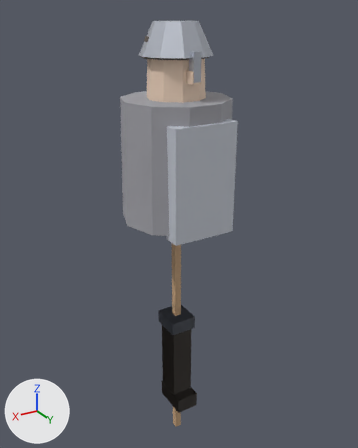
The glTF model art/blender/npc_halden.glb as it was, and as the next commit left it.
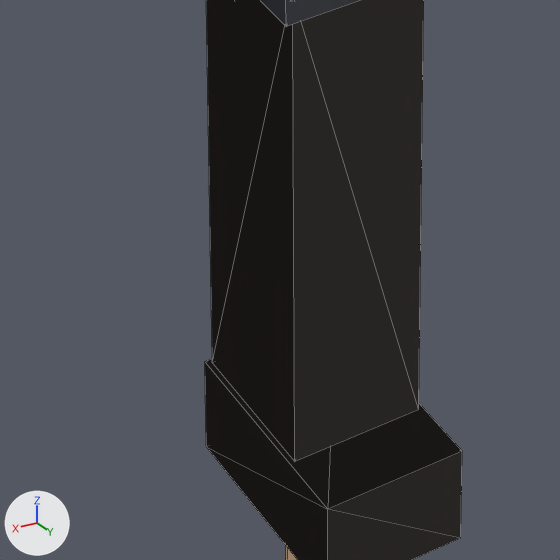
The first picture shows the older version from a 50 mm camera at (1.35, 2.28, 1.81) aimed at (-0.05, -0.06, 0.64). The close-ups show the older and then the newer version on the part from 37% to 59% of the width and 74% to 91% of the height of that picture. Only the edits that show in the close-ups are written down. The lights are fixed; the arrows at lower left show +X, +Y and +Z. The close-ups show mesh edges as thin lines.

Names of what the first close-up shows: 'BootR', 'LimbLegR', 'PauldronR' and 1 more.
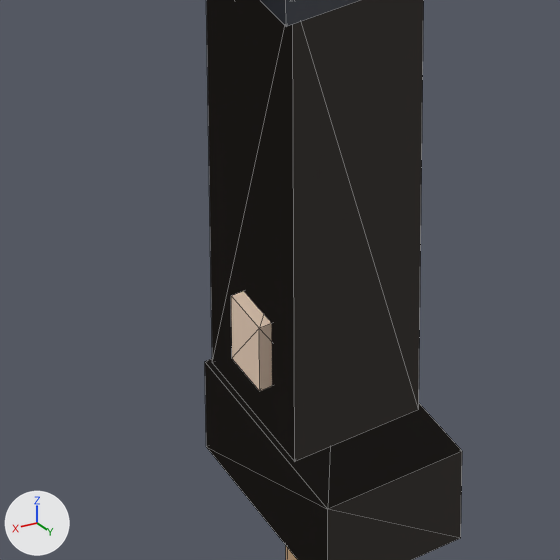
Pixel boxes (x1, y1, x2, y2) of what changed, in the close-ups (560 x 560 px):
'ThumbL', added (beige)
    after: (231, 291, 272, 391)

The change in detail:
Mesh me_thumbl is new.
It is a box spanning x 0.0325..0.0775, y -0.015..0.035, z -0.445..-0.375.
It uses material mat_skin (beige #eacfb9).
Object 'ThumbL' (ob_thumbl) is new; it shows me_thumbl.
Its location is (0.0, 0.0, 0.0).
